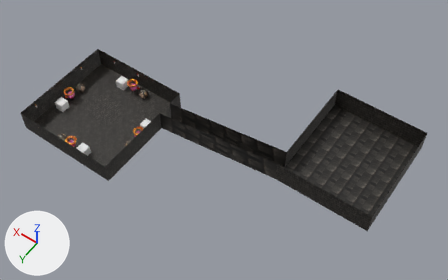
A saved change to the Blender file resources/models/demo_scene.blend.
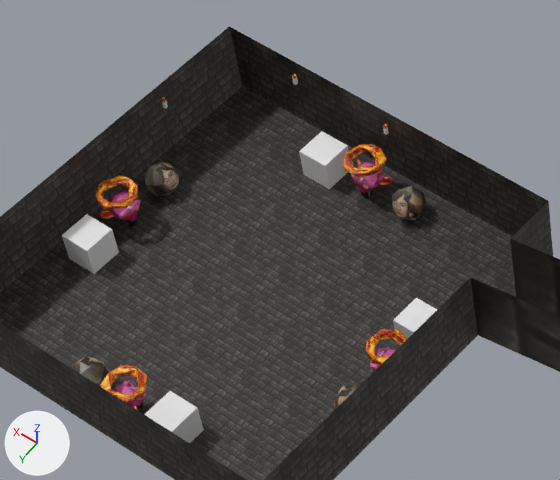
Each version is shown whole from a 50 mm lens placed at (-72.8, 46.6, 105.2), pointed at (-26.7, -18.0, 3.8), then close up on the part from 9% to 41% of the width and 15% to 59% of the height. Every picture has the same lights, and +X, +Y and +Z are marked at lower left.

The scene before the commit, as lines of its bpy script (objects in view):
```python
mat_material_002 = principled_material('Material.002')
mat_material_002.texture = img_fire_jpg_001
mat_material_004 = principled_material('Material.004')
mat_material_004.texture = img_lesbian_pride_flag_better_png
mat_material_004.roughness = 0.4
me_plane_003 = bpy.data.meshes.new('Plane.003')
me_plane_003.from_pydata(...)  # 183 vertices, 126 faces; spans x -5.08..1.0, y -2.38..1.0, z 0.0..0.83
me_plane_003.materials.append(mat_material_005)  # picture img_brick_png
ob_plane = bpy.data.objects.new('Plane', me_plane_003)
ob_plane.location = (0.0, -10.0, 0.0)
ob_plane.scale = (12.0, 12.0, 12.0)
ob_suzanne = bpy.data.objects.new('Suzanne', None)
ob_suzanne.location = (0.0, 0.0, 0.0)
ob_suzanne.instance_type = 'COLLECTION'
ob_suzanne.instance_collection = col_suzanne
ob_suzanne_002 = bpy.data.objects.new('Suzanne.002', None)
ob_suzanne_002.location = (-10.0, -10.0, 0.0)
ob_suzanne_002.rotation_euler = (0.0, 0.0, 1.571)  # degrees (0, 0, 90)
ob_suzanne_002.instance_type = 'COLLECTION'
ob_suzanne_002.instance_collection = col_suzanne
ob_suzanne_003 = bpy.data.objects.new('Suzanne.003', None)
ob_suzanne_003.location = (10.0, -10.0, 0.0)
ob_suzanne_003.rotation_euler = (0.0, 0.0, 4.712)  # degrees (0, 0, 270)
ob_suzanne_003.instance_type = 'COLLECTION'
ob_suzanne_003.instance_collection = col_suzanne
ob_suzanne_004 = bpy.data.objects.new('Suzanne.004', None)
ob_suzanne_004.location = (0.0, -20.0, 0.0)
ob_suzanne_004.rotation_euler = (0.0, 0.0, 3.142)  # degrees (0, 0, 180)
ob_suzanne_004.instance_type = 'COLLECTION'
ob_suzanne_004.instance_collection = col_suzanne
```
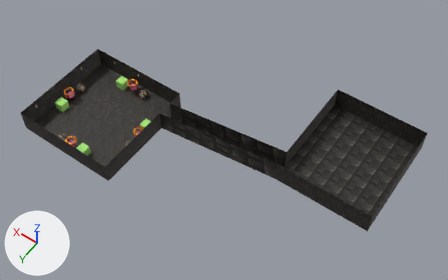
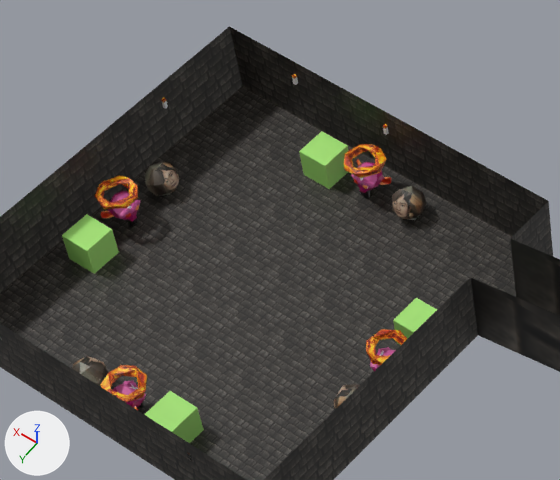
Commit message: add base color to material

Where the change shows, as pixel boxes [x1, y1, x2, y2] in the close-ups (560 x 480 px):
'Suzanne.003', surface changed, recoloured (white to green): [62, 214, 119, 274] in both
'Suzanne.004', surface changed, recoloured (white to green): [299, 131, 351, 189] in both
'Suzanne', surface changed, recoloured (white to green): [144, 391, 204, 443] in both
'Suzanne.002', surface changed, recoloured (white to green): [391, 298, 437, 345] in both

What the commit changed:
In material 'Material.004' (mat_material_004), roughness goes from 0.4 to 0.5.
Material 'Material.004' (mat_material_004) changes its picture from img_lesbian_pride_flag_better_png to img_fire_jpg_001.
In material 'Material.002' (mat_material_002), texture is no longer img_fire_jpg_001.
In material 'Material.002' (mat_material_002), base_color is now set to (0.387, 0.8, 0.177), green #a7e775.
Material 'Material.006' (mat_material_006) is new.
Its texture is img_lesbian_pride_flag_better_png.
Its roughness is 0.4.
me_cube_002 has 8 vertices, 6 faces and spans x -1.0..1.0, y -1.0..1.0, z -1.0..1.0.
me_cube_002 now uses material mat_material_002 (green #a7e775).
me_suzanne has 138 vertices, 201 faces and spans x -1.36..1.36, y -0.85..0.89, z -0.98..0.98.
me_suzanne no longer uses material mat_material_004 (picture img_lesbian_pride_flag_better_png).
me_suzanne now uses material mat_material_006 (picture img_lesbian_pride_flag_better_png).
me_torus has 28 vertices, 56 faces and spans x -1.27..1.24, y -1.2..1.28, z -0.26..0.26.
me_torus no longer uses material mat_material_002 (picture img_fire_jpg_001).
me_torus now uses material mat_material_004 (picture img_fire_jpg_001).
